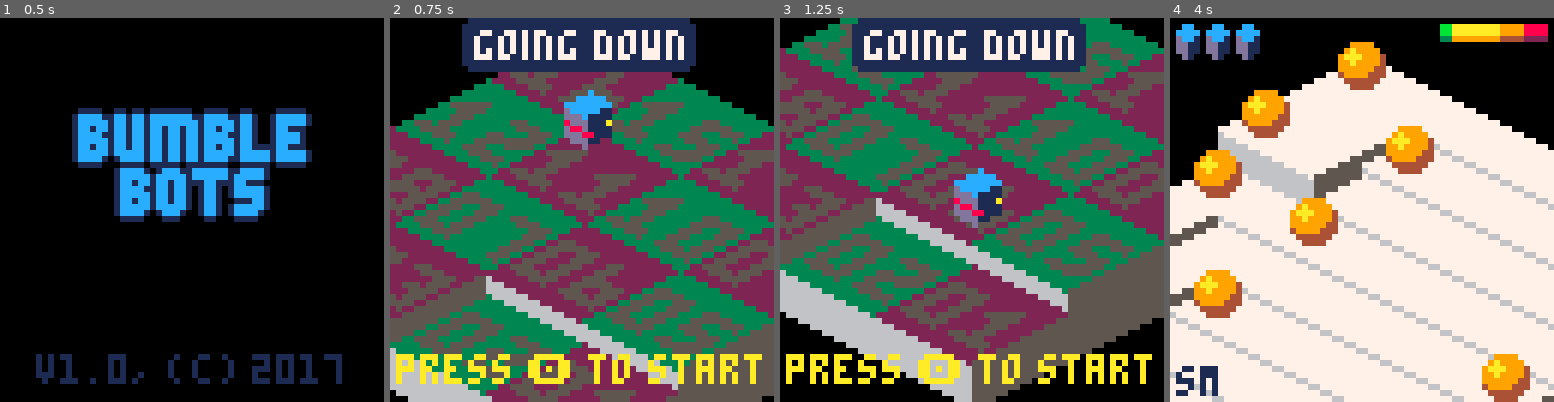
Above: before the commit, frames 1-4 (left to right).
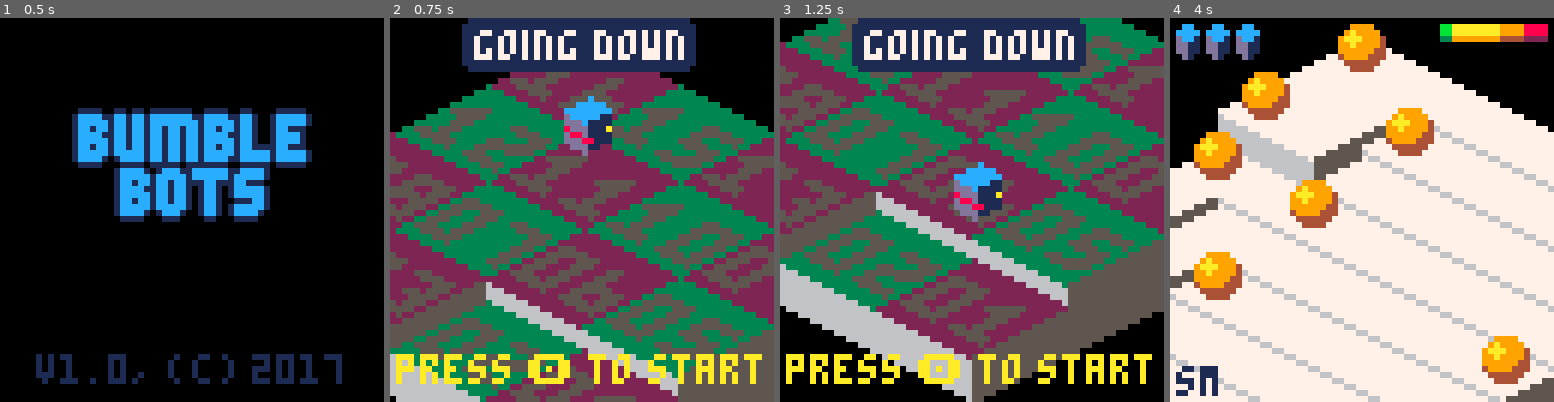
Above: after the commit, the same moments.

Repository: erwinbonsma/BumbleBotsPico8
Game: PICO-8 cartridge bumblebots-lowrez.p8
Two runs of this game, one before a commit and one after it. Both use one fixed random seed, a clock stepped at 60 frames per second and the inputs below.
Inputs:
- Up to frame 1 (0.5 s): tap X (X key) at 0.33 s
- Up to frame 2 (0.75 s): tap O (Z key) at 0.7 s
- Up to frame 3 (1.25 s): tap X (X key) at 1.07 s
- Up to frame 4 (4 s): hold Right 1.6-2.1 s; tap O (Z key) every 0.4 s from 1.7 to 3.7 s; tap X (X key) at 1.85, 2.97 s; hold Up 2.15-2.42 s; hold Right 2.47-3.03 s; hold Left 3.08-3.58 s; hold Down 3.63-3.97 s

Frame 1 is identical in both runs. In frame 2, 30% of the frame differs, in the area x 0-100%, y 14-100%; in frame 3, 29%; in frame 4, 30%.

Commit message:
Smoother bot movement
Improved bot movement so that changes are as gradual as possible. In particular, the changes of x and y coordinate now always happen in different frames. This uses same logic as used in Gamebuino implementation.
While doing so, hard-coded movement delay to 2. Otherwise, logic has to be more complex. Same as was done with Gamebuino implementation.

Also updated camera-movement. It is now such that player remains exactly at center of screen, without moving a pixel up or down, or left or right. This is much easier on the eye. Also here logic is now the same as for Gamebuino.

Diff:
--- a/bumblebots-lowrez.p8
+++ b/bumblebots-lowrez.p8
@@ -326,13 +326,12 @@
  return f*12
 end
 
---note: this is a simple
---approximation that is
---incorrect for x=<-1,0].
---this is no problem where it
---is used.
 function sign(x)
- return abs(x+1)-abs(x)
+ if x==0 then
+  return 0
+ else
+  return x>0 and 1 or -1
+ end
 end
 
 function sprite_address(idx)
@@ -1160,7 +1159,7 @@
  o.rot_dir=0 -- -1,0,1
 
  o.mov_dir=0 -- -1,0,1
- o.mov=0     -- <-mov_max,mov_max]
+ o.mov=0     -- <-16,16]
  o.mov_inc=1 -- -1,1
 
  --height tolerance
@@ -1170,10 +1169,6 @@
  o.rot_del=o.rot_del or 2
  o.rot_turn=5*o.rot_del
  o.rot_max=4*o.rot_turn
-
- --move speed
- o.mov_del=o.mov_del or 2
- o.mov_max=8*o.mov_del
 
  o.drop_speed=1
  o.height=40
@@ -1266,14 +1261,21 @@
 function mover:update_dx_dy()
  if self:moving() then
   local h=self:heading()
-  self.dx=flr(
+  --direction
+  self.dx=
    (col_delta[h]-row_delta[h])
-   *self.mov/self.mov_del+0.5
-  )*self.mov_dir
-  self.dy=flr(
+   *self.mov_dir
+  self.dy=
    (col_delta[h]+row_delta[h])
-   *self.mov/self.mov_del/2
-  )*self.mov_dir
+   *self.mov_dir
+
+  if self.mov>0 then
+   self.dx*=flr((self.mov+1)/2)
+   self.dy*=flr((self.mov+2)/4)
+  else
+   self.dx*=ceil(self.mov/2)
+   self.dy*=ceil((self.mov-1)/4)
+  end
  else
   self.dx=0
   self.dy=0
@@ -1293,11 +1295,10 @@
  self.mov+=self.mov_inc
 
  local relmov=(
-  self.mov*self.mov_inc+
-  self.mov_max
- )%self.mov_max
-
- if relmov==2*self.mov_del then
+  self.mov*self.mov_inc+16
+ )%16
+
+ if relmov==3 then
   --about to enter next unit
   local to_unit=self.unit:neighbour(
    self:move_heading()
@@ -1311,10 +1312,10 @@
    self.mov+=self.mov_inc
    self:bump()
   end
- elseif relmov==4*self.mov_del then
+ elseif relmov==8 then
   --halfway crossing
   self:swap_unit()
- elseif relmov==6*self.mov_del+1 then
+ elseif relmov==14 then
   --exited source unit
   self:exited_unit()
  elseif relmov==0 then
@@ -1389,7 +1390,7 @@
   self.unit.col+self.unit.row
  ) then
   to_unit:add_mover(self)
-  self.mov-=self.mov_max*sign(self.mov)
+  self.mov-=16*sign(self.mov)
  end
 end
 
@@ -1402,7 +1403,7 @@
 function mover:exited_unit()
  if (self.draw_unit!=self.unit) then
   self.unit:add_mover(self)
-  self.mov-=self.mov_max*sign(self.mov)
+  self.mov-=16*sign(self.mov)
  end
  self.unit2=nil
 end
@@ -2266,21 +2267,16 @@
    self.player.unit.col,
    self.player.unit.row
   )
-  self.camera_x=
-   0.85*self.camera_x+
-   0.15*self.camera_tx
-  self.camera_y=
-   0.85*self.camera_y+
-   0.15*self.camera_ty
+  --move camera, max one pixel
+  self.camera_x+=sign(self.camera_tx-self.camera_x)
+  self.camera_y+=sign(self.camera_ty-self.camera_y)
  end
 
  camera(
-  flr(self.camera_x+0.5),
-  flr(self.camera_y+0.5)
+  self.camera_x,self.camera_y
  )
  self.map_view.draw()
  camera()
- print("cx"..self.camera_x..", cy="..self.camera_y,0,100,15)
 end
 
 level={}
